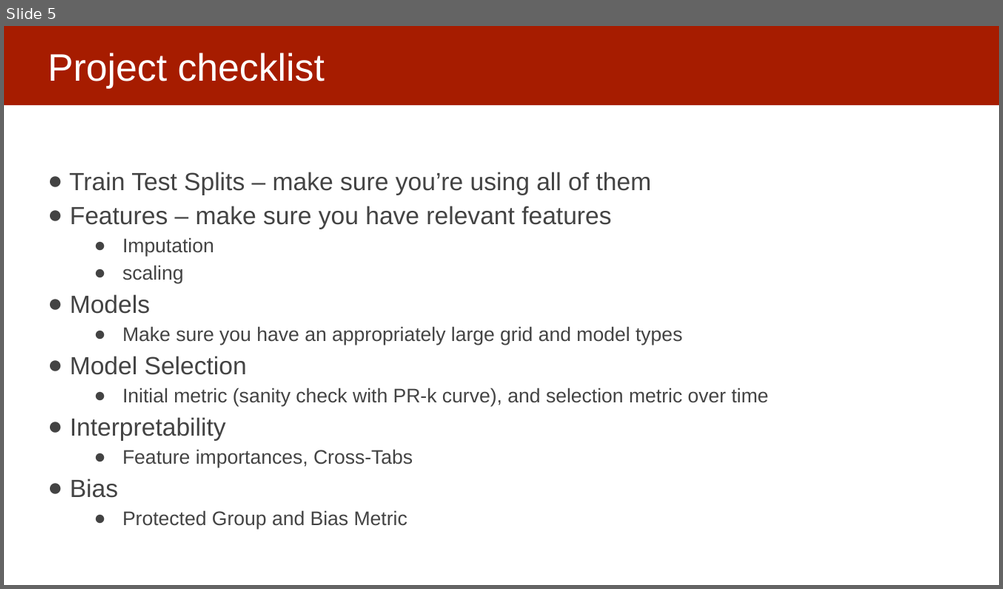
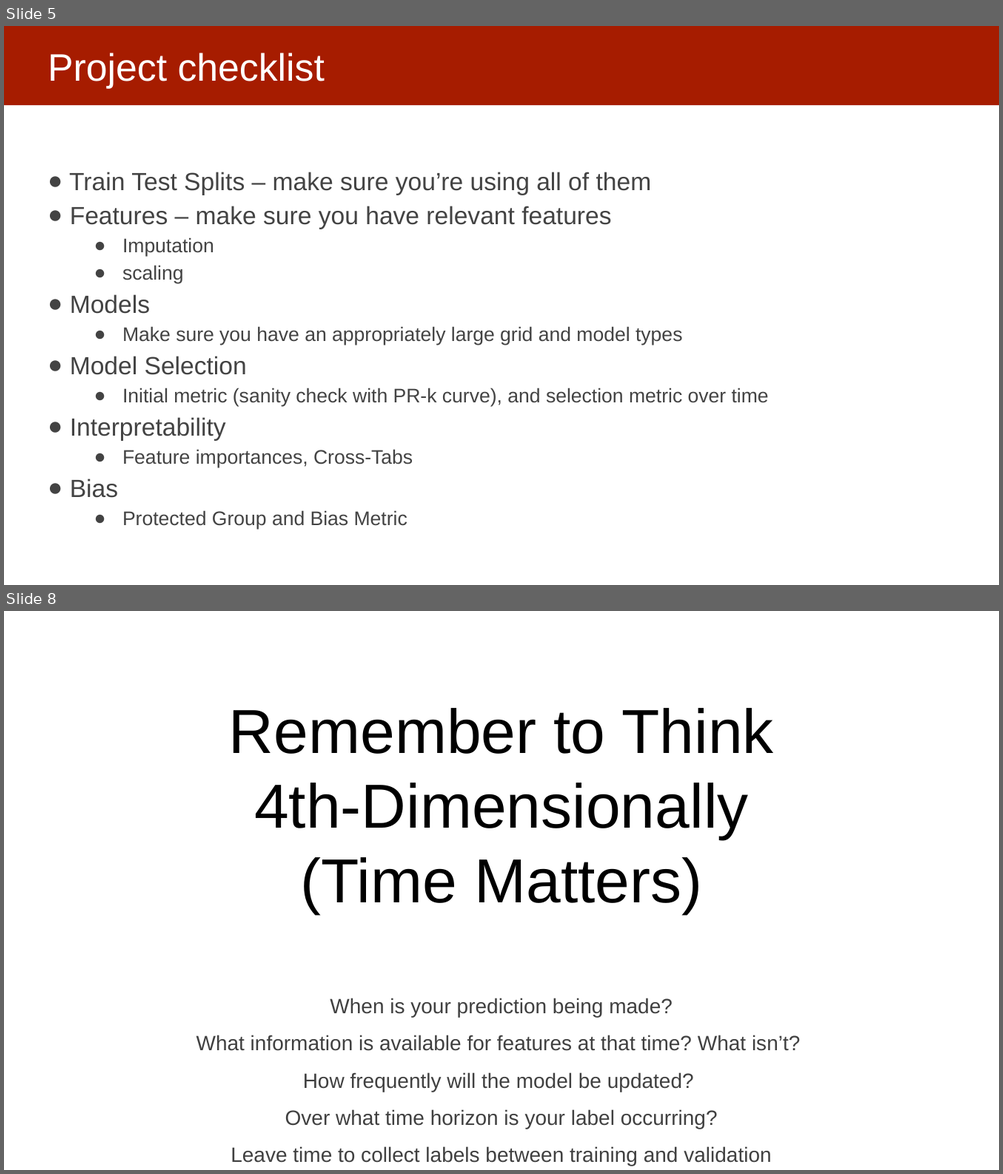
Before and after one commit to dssg/mlforpublicpolicylab, a slide deck: Lectures/21-causal-inference.pptx. Shown one above the other, each under a label of ours: slide 5 before the commit, slides 5 and 8 after it; the slides between them are not shown. The pictures are 1003x589 and 1003x1174 pixels, drawn with LibreOffice and Linux fonts; fonts in the diff are those of the drawing. Boxes give left, top, right and bottom in pixels: in the first picture for what was removed or moved away, otherwise in the second. Text is boxed around its words. In the diff, an @@ line names an element or a change of style, - is before the commit and + after.

```diff
--- a/Lectures/21-causal-inference.pptx
+++ b/Lectures/21-causal-inference.pptx
@@ slide 8 added at (4,611,999,1170), background #FFFFFF @@
@@ text added at (229,708,774,914), 60 pt, text #000000 @@
+Remember to Think
+4th-Dimensionally
+(Time Matters)
@@ text added at (196,998,800,1166), 20 pt, text #404040 @@
+When is your prediction being made?
+What information is available for features at that time? What isn’t?
+How frequently will the model be updated?
+Over what time horizon is your label occurring?
+Leave time to collect labels between training and validation
```
Also in this commit, not shown: 18 slides changed, 7 other slides added.
